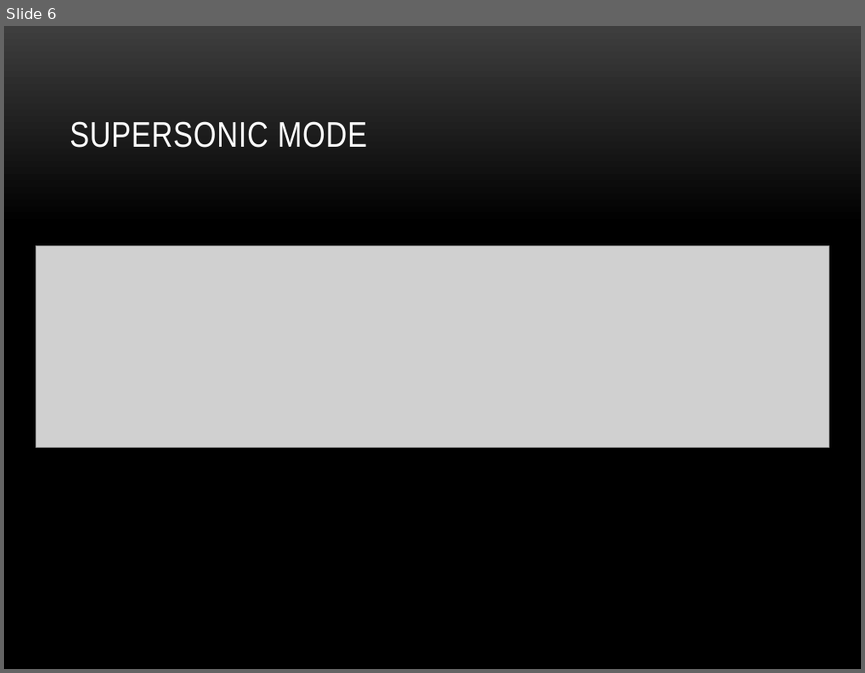
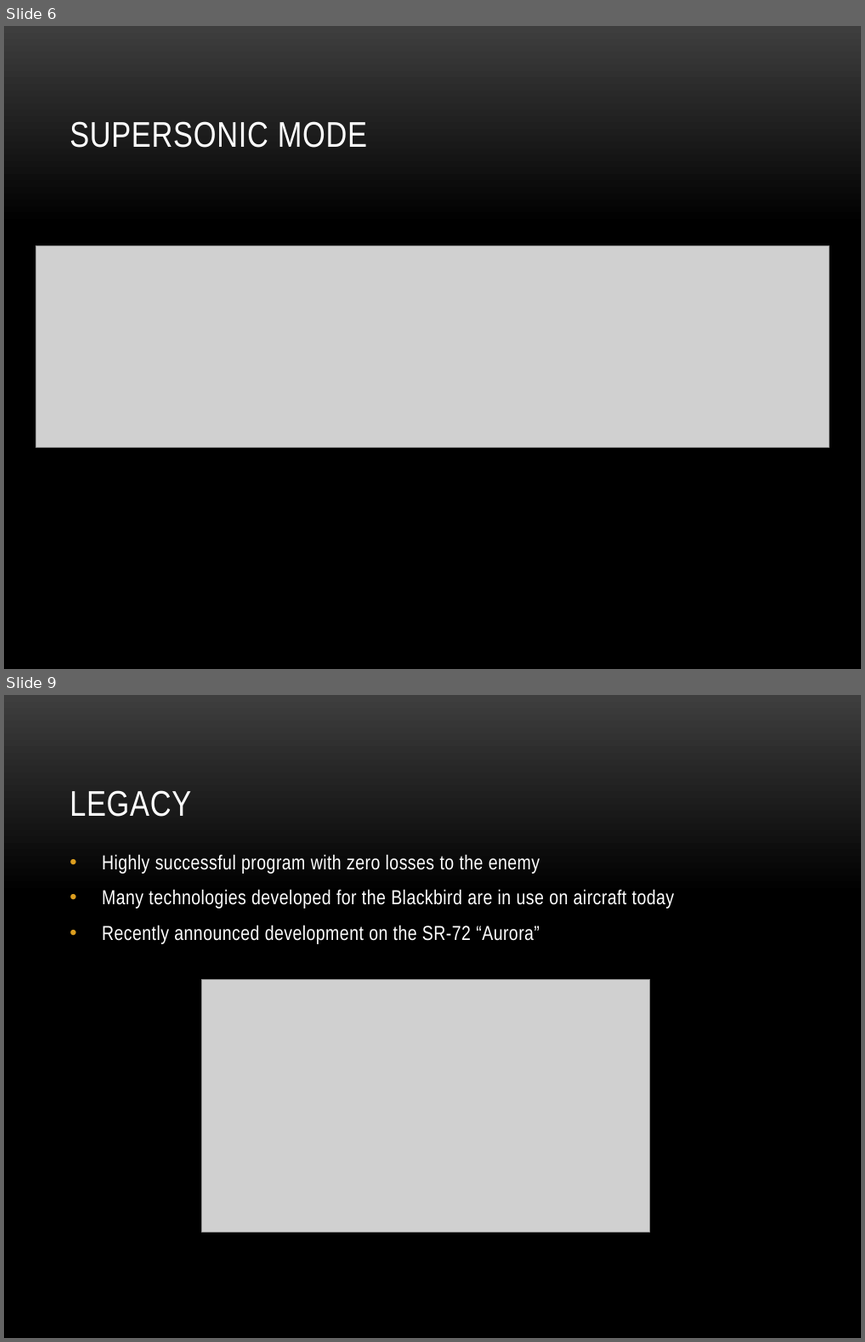
Before and after one commit to nakulj/writ-340, a slide deck: Illumin/presentation.pptx. Shown one above the other, each under a label of ours: slide 6 before the commit, slides 6 and 9 after it; the slides between them are not shown. The pictures are 865x673 and 865x1342 pixels, drawn with LibreOffice and Linux fonts; fonts in the diff are those of the drawing; grey boxes stand for pictures; background and template pictures are left out. Boxes give left, top, right and bottom in pixels: in the first picture for what was removed or moved away, otherwise in the second. Text is boxed around its words. In the diff, an @@ line names an element or a change of style, - is before the commit and + after.

```diff
--- a/Illumin/presentation.pptx
+++ b/Illumin/presentation.pptx
@@ slide 9 added at box(4, 695, 861, 1338), background picture (left out) @@
@@ title added at box(69, 790, 191, 817), 30 pt, text #FFFFFF @@
+LEGACY
@@ text added at box(102, 854, 674, 944), 17 pt, text #FFFFFF @@
+• Highly successful program with zero losses to the enemy
+• Many technologies developed for the Blackbird are in use on aircraft today
+• Recently announced development on the SR-72 “Aurora”
@@ picture added at box(202, 980, 650, 1231) @@
```
Also in this commit, not shown: 4 slides changed, 1 other slide added.
